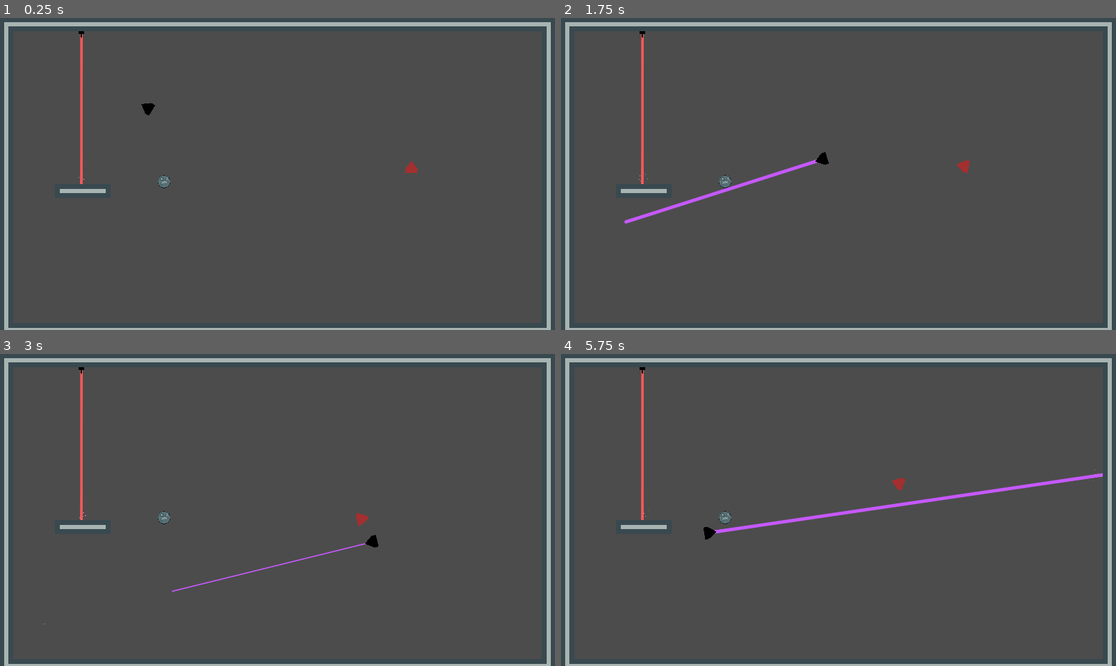
Above: before the commit, frames 1-4 (two rows, left to right).
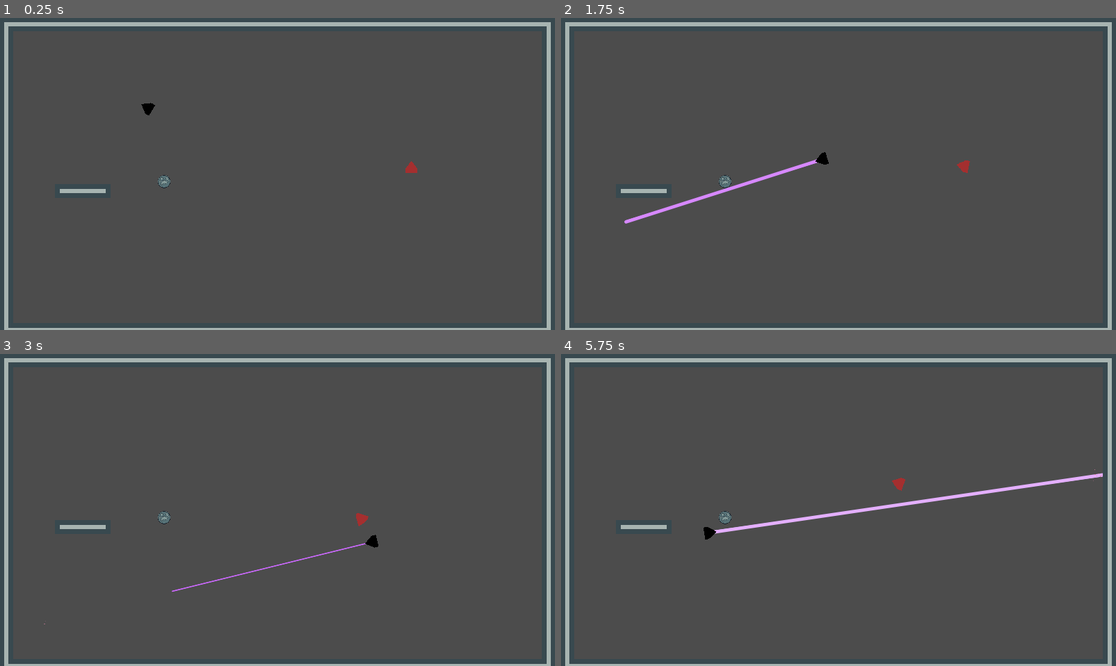
Above: after the commit, the same moments.

Repository: BulsonJ/Space_Shooter
Game: Godot game, scene res://World.tscn
The game is run twice, just before and just after one commit, with the same random seed, the same clock (stepped at 60 frames per second) and the same inputs.
Inputs (mouse positions are in pixels of both pictures, inside the frame that each line leads up to):
- Up to frame 1 (0.25 s): no input
- Up to frame 2 (1.75 s): tap Enter at 0.5 s; move the mouse to (960, 158) at 0.52 s; hold D (move_right) 0.53-1.28 s; hold Space (shoot) 0.53-1.28 s; move the mouse to (727, 189) at 1.27 s; hold S (move_down) from 1.28 s (still down); tap Space (shoot) at 1.35 s
- Up to frame 3 (3 s): move the mouse to (333, 441) at 2.02 s; release S (move_down) at 2.03 s; hold D (move_right) 2.03-2.78 s; hold Space (shoot) 2.03-2.78 s; move the mouse to (249, 572) at 2.77 s; hold W (move_up) from 2.78 s (still down); tap Space (shoot) at 2.85 s
- Up to frame 4 (5.75 s): move the mouse to (1005, 556) at 3.52 s; release W (move_up) at 3.53 s; hold Space (shoot) 3.53-4.28 s; hold A (move_left) 3.53-5.03 s; move the mouse to (672, 463) at 4.27 s; tap Space (shoot) at 4.35 s; move the mouse to (866, 510) at 5.02 s; hold S (move_down) from 5.03 s (still down); hold Space (shoot) from 5.03 s (still down)

The runs differ from the first frame. In frame 1, 0.3% of the frame differs, in the area x 14-16%, y 4-54%; in frame 2, 0.6%; in frame 3, 0.3%; in frame 4, 1.1%, in the area x 14-98%, y 4-58%.

Commit message:
Beam Mechanic Updated
Beam now pulses every one second to do damage.

Diff:
--- a/Weapons/LaserBeam/LaserBeam.gd
+++ b/Weapons/LaserBeam/LaserBeam.gd
@@ -48,11 +48,20 @@
 		# Reset the cast_to point and line, then show the beam
 		cast_to = Vector2.ZERO
 		fill.points[1] = cast_to
+
+		# Start damage timer and change weapon colour
+		damage_timer.start(weapon_time)
+		if hit_tween.is_active():
+			hit_tween.stop_all()
+		hit_tween.interpolate_property(fill, "default_color", weapon_default_color, weapon_hit_color, weapon_time, Tween.TRANS_LINEAR)
+		hit_tween.start()
+
 		appear()
 	else:
 		# Stop the particles and hide the beam
 		collision_particles.emitting = false
 		collision_point.disabled = true
+		damage_timer.stop()
 		disappear()
 
 	# Starts/stops physics process
@@ -94,29 +103,26 @@
 
 var _body_hit : Node = null
 
+# Beam now tweens to a hit colour when damage is done.
+# However, current implementation is weird and means beam has to explicitly stay on target for 1s to do damage.
+# Beam should just do damage to whatever is there for every 1s held down.
+
+# Beam charges to do 1 damage per second vs Beam needs 1s on target to do dmg
+# left implementation makes more sense
+
+# When beam hits enemy, start damage timer
 func _on_CollisionPoint_body_entered(body: Node) -> void:
 	_body_hit = body
-	damage_timer.start(weapon_time)
+
+func _on_CollisionPoint_body_exited(body: Node) -> void:
+	_body_hit = null
+
+func _on_DamageTimer_timeout() -> void:
+	if (_body_hit):
+		if _body_hit.has_method("take_damage"):
+			_body_hit.take_damage(weapon_damage)
+
 	if hit_tween.is_active():
 		hit_tween.stop_all()
 	hit_tween.interpolate_property(fill, "default_color", weapon_default_color, weapon_hit_color, weapon_time, Tween.TRANS_LINEAR)
 	hit_tween.start()
-
-func _on_CollisionPoint_body_exited(body: Node) -> void:
-	damage_timer.stop()
-	_body_hit = null
-	if hit_tween.is_active():
-		hit_tween.stop_all()
-	fill.default_color = weapon_default_color
-
-func _on_DamageTimer_timeout() -> void:
-	if _body_hit.has_method("take_damage"):
-		_body_hit.take_damage(weapon_damage)
-
-		if hit_tween.is_active():
-			hit_tween.stop_all()
-		hit_tween.interpolate_property(fill, "default_color", weapon_default_color, weapon_hit_color, weapon_time, Tween.TRANS_LINEAR)
-		hit_tween.start()
-
-func _on_HitTween_tween_completed(object: Object, key: NodePath) -> void:
-	fill.default_color = weapon_default_color
--- a/Weapons/LaserBeam/LaserBeam.tscn
+++ b/Weapons/LaserBeam/LaserBeam.tscn
@@ -62,4 +62,3 @@
 [connection signal="body_entered" from="CollisionPoint" to="." method="_on_CollisionPoint_body_entered"]
 [connection signal="body_exited" from="CollisionPoint" to="." method="_on_CollisionPoint_body_exited"]
 [connection signal="timeout" from="DamageTimer" to="." method="_on_DamageTimer_timeout"]
-[connection signal="tween_completed" from="HitTween" to="." method="_on_HitTween_tween_completed"]
--- a/World.tscn
+++ b/World.tscn
@@ -1,9 +1,7 @@
-[gd_scene load_steps=15 format=2]
+[gd_scene load_steps=13 format=2]
 
 [ext_resource path="res://Player/Player.tscn" type="PackedScene" id=1]
 [ext_resource path="res://Environment/Asteroid.tscn" type="PackedScene" id=2]
-[ext_resource path="res://Environment/Hazards/Trap_Laser.tscn" type="PackedScene" id=3]
-[ext_resource path="res://Environment/Hazards/Trap_Laser.gd" type="Script" id=4]
 [ext_resource path="res://Environment/rock_tilemap.png" type="Texture" id=5]
 [ext_resource path="res://Enemies/Enemy_1.tscn" type="PackedScene" id=6]
 
@@ -104,11 +102,6 @@
 [node name="Asteroid" parent="." instance=ExtResource( 2 )]
 position = Vector2( 379, 378 )
 
-[node name="Trap_Laser" parent="." instance=ExtResource( 3 )]
-position = Vector2( 189, 32 )
-rotation = 1.5708
-script = ExtResource( 4 )
-
 [node name="TileMap" type="TileMap" parent="."]
 tile_set = SubResource( 8 )
 cell_size = Vector2( 32, 32 )
